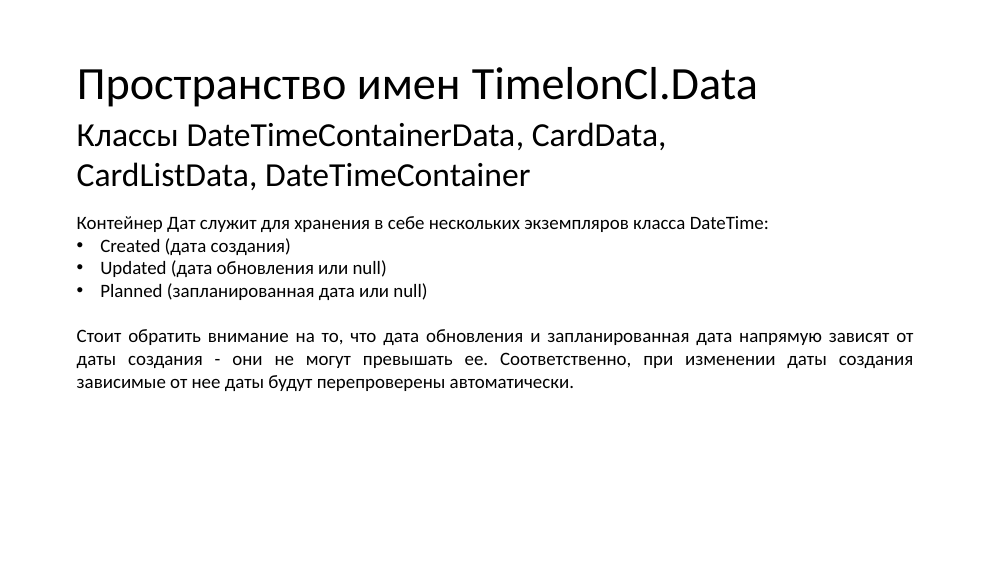
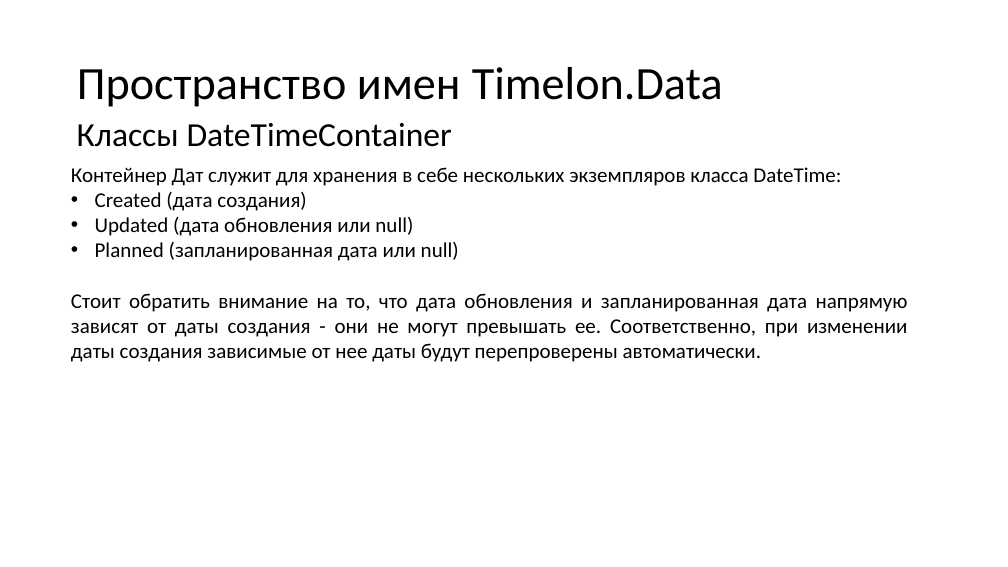
Before and after one commit to N0tilT/Timelon, a slide deck: slide 17 of docs/Timelon.pptx (slide 18 before the commit). Drawn at 1008x567 pixels with LibreOffice and Linux fonts; fonts in the diff are those of the drawing. Boxes give left, top, right and bottom in pixels: in the first picture for what was removed or moved away, otherwise in the second. Text is boxed around its words. In the diff, an @@ line names an element or a change of style, - is before the commit and + after.

```diff
--- a/docs/Timelon.pptx
+++ b/docs/Timelon.pptx
@@ title at [77,67,723,107]: text changed @@
-Пространство имен TimelonCl.Data
+Пространство имен Timelon.Data
@@ text at [77,123,452,147]: text changed @@
-Классы DateTimeContainerData, CardData, CardListData, DateTimeContainer
+Классы DateTimeContainer
@@ text "Контейнер Дат служит для хранения ...": place and size @@
-text "Контейнер Дат служит для хранения ..." at [77,216,914,391]
+text "Контейнер Дат служит для хранения ..." at [71,167,908,362]
@@ text "Контейнер Дат служит для хранения ..." at [71,167,908,362]: size 18 to 20 pt @@
```
Also in this commit, not shown: 8 other slides changed, 2 slides removed, 1 other file.
